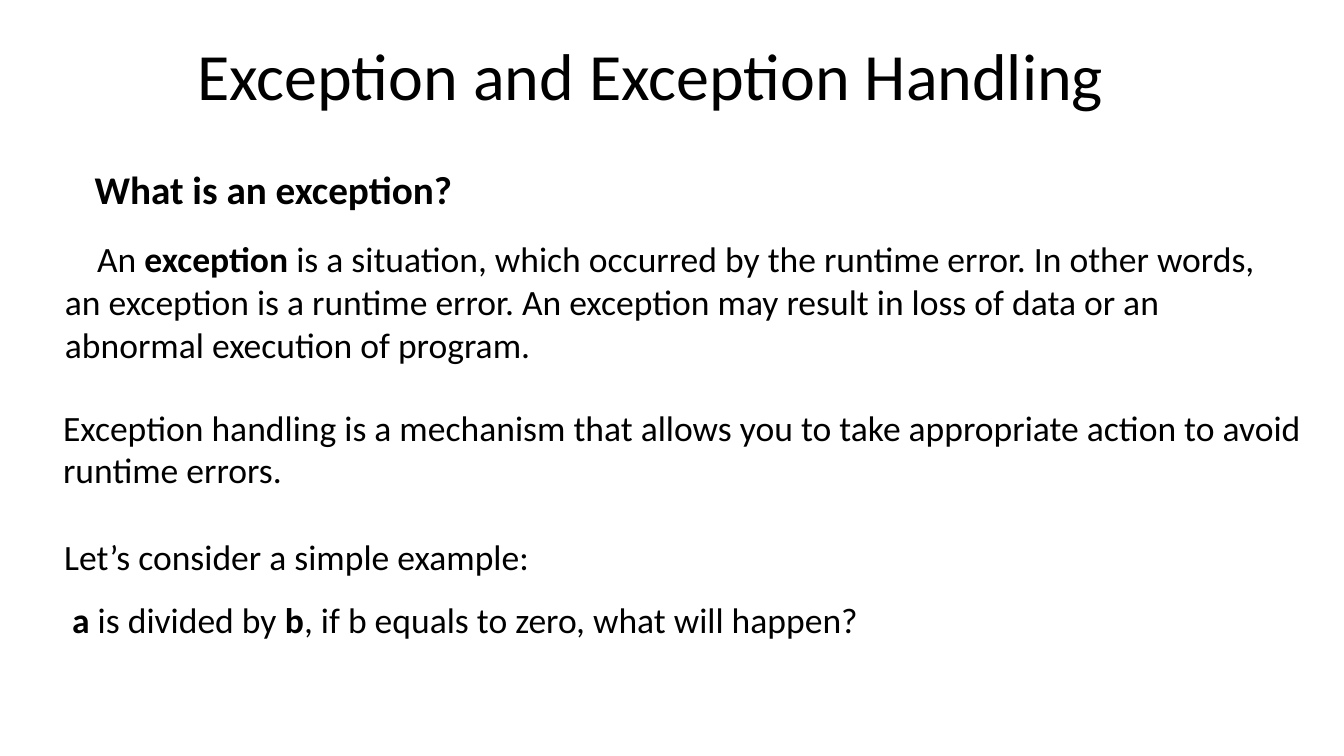
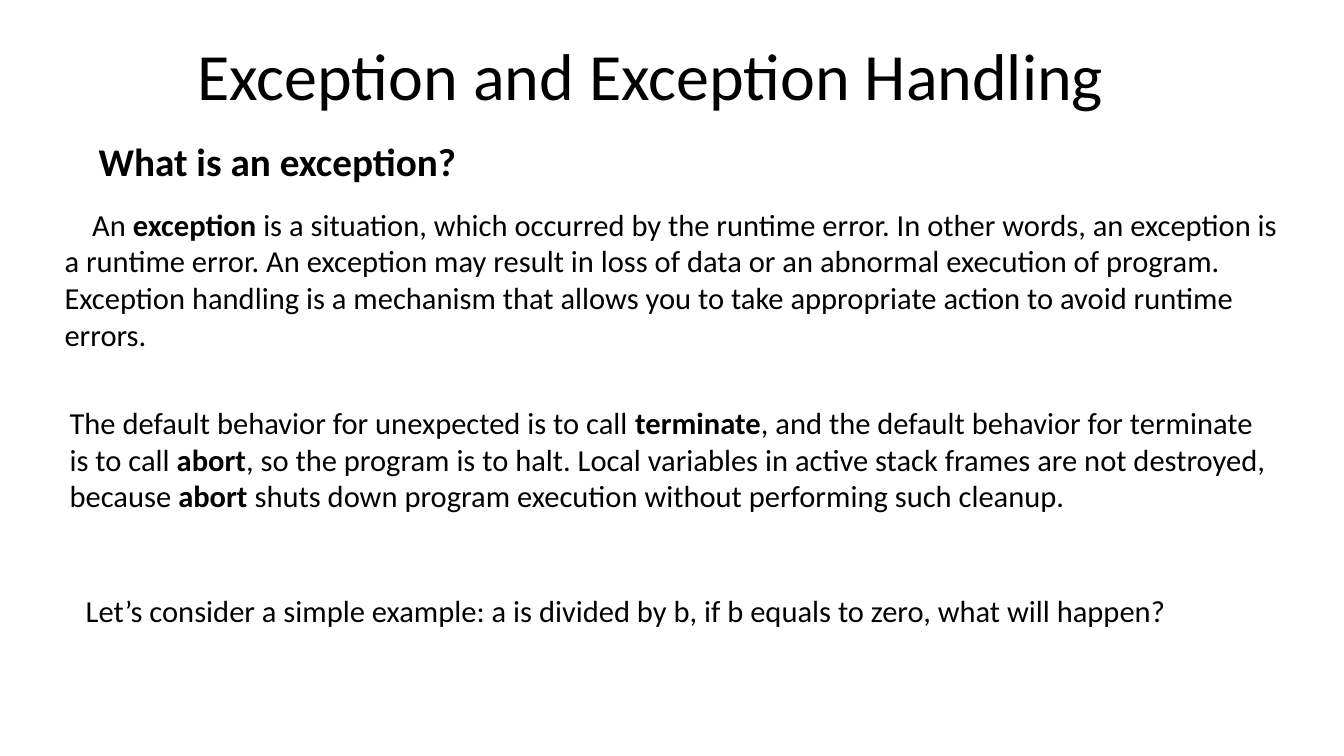
Before and after one commit to ShiqiYu/CPP, a slide deck: slide 3 of week14/Lab14.pptx. Drawn at 1344x756 pixels with LibreOffice and Linux fonts; fonts in the diff are those of the drawing; background and template pictures are left out. Boxes give left, top, right and bottom in pixels: in the first picture for what was removed or moved away, otherwise in the second. Text is boxed around its words. In the diff, an @@ line names an element or a change of style, - is before the commit and + after.

```diff
--- a/week14/Lab14.pptx
+++ b/week14/Lab14.pptx
@@ text "What is an exception?": place and size @@
-text "What is an exception?" at box(95, 176, 452, 210)
+text "What is an exception?" at box(99, 148, 456, 182)
@@ text at box(65, 214, 1277, 347): text changed; size 25.4 to 21.8 pt @@
-  An exception is a situation, which occurred by the runtime error. In other words, an exception is a runtime error. An exception may result in loss of data or an abnormal execution of program.
+  An exception is a situation, which occurred by the runtime error. In other words, an exception is a runtime error. An exception may result in loss of data or an abnormal execution of program. Exception handling is a mechanism that allows you to take appropriate action to avoid runtime errors.
@@ text removed at box(63, 416, 1301, 484) @@
-  Exception handling is a mechanism that allows you to take appropriate action to avoid runtime errors.
@@ text added at box(70, 412, 1264, 513), 21.8 pt, text #000000 @@
+The default behavior for unexpected is to call terminate, and the default behavior for terminate is to call abort, so the program is to halt. Local variables in active stack frames are not destroyed, because abort shuts down program execution without performing such cleanup.
@@ text at box(86, 600, 1165, 627): text changed; size 25.4 to 21.8 pt @@
-  Let’s consider a simple example:
-  a is divided by b, if b equals to zero, what will happen?
+  Let’s consider a simple example: a is divided by b, if b equals to zero, what will happen?
```
Also in this commit, not shown: 14 other slides changed, 9 slides added, 14 slides removed.
